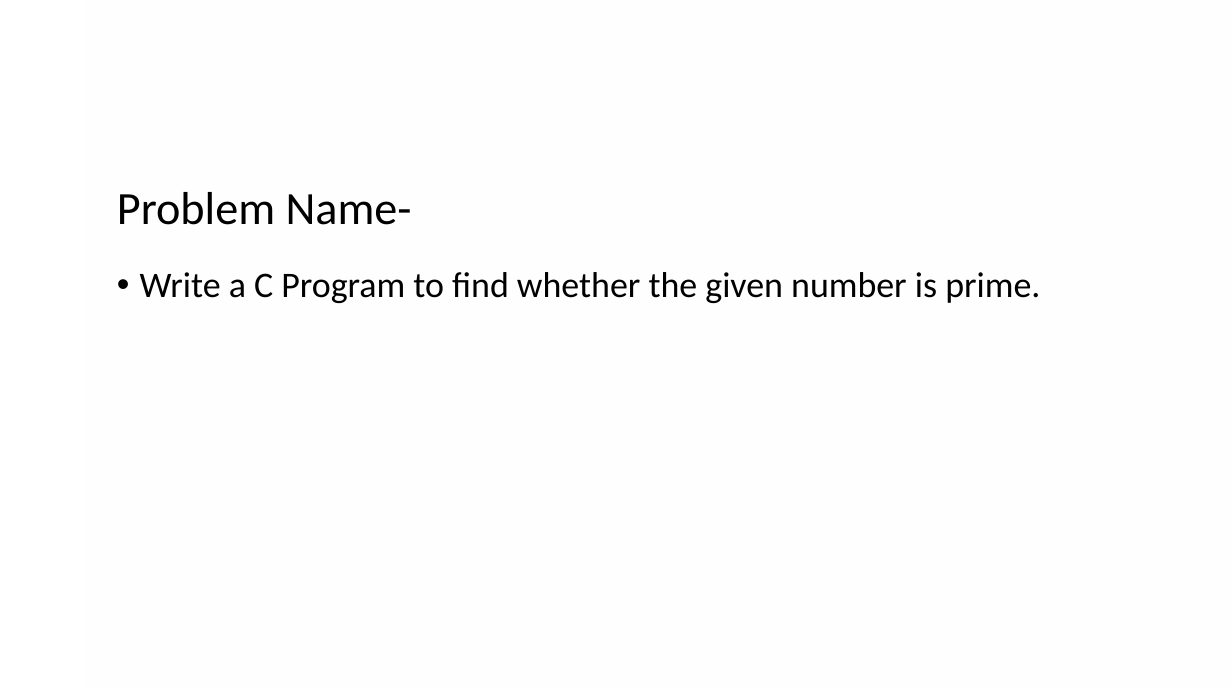
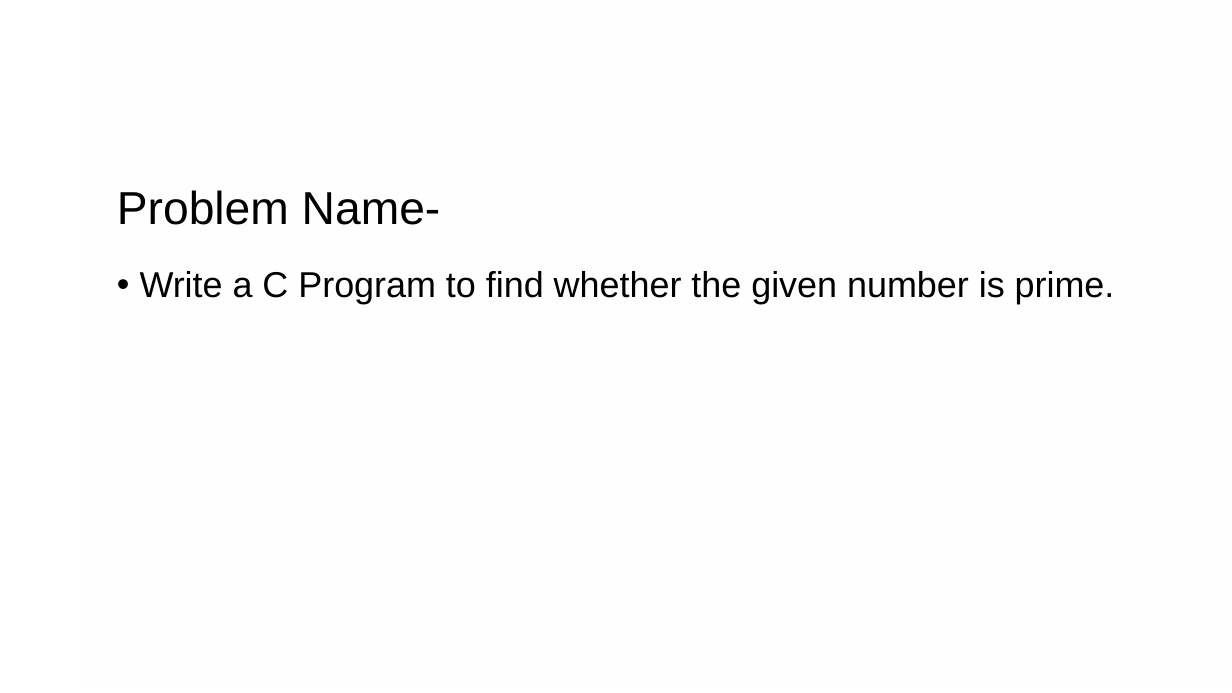
Before and after one commit to thewhiteant/Learning_Something, a slide deck: slide 2 of pptx/konaoppi/konaoppi.pptx. Drawn at 1232x693 pixels with LibreOffice and Linux fonts; fonts in the diff are those of the drawing; background and template pictures are left out. Boxes give left, top, right and bottom in pixels: in the first picture for what was removed or moved away, otherwise in the second. Text is boxed around its words. In the diff, an @@ line names an element or a change of style, - is before the commit and + after.

```diff
--- a/pptx/konaoppi/konaoppi.pptx
+++ b/pptx/konaoppi/konaoppi.pptx
@@ title "Problem Name-" at [117,190,441,225]: font Calibri to Arial @@
@@ text "Write a C Program to ..." at [140,271,1115,304]: font Calibri to Arial @@
```
Also in this commit, not shown: 7 other slides changed, 1 other file.
